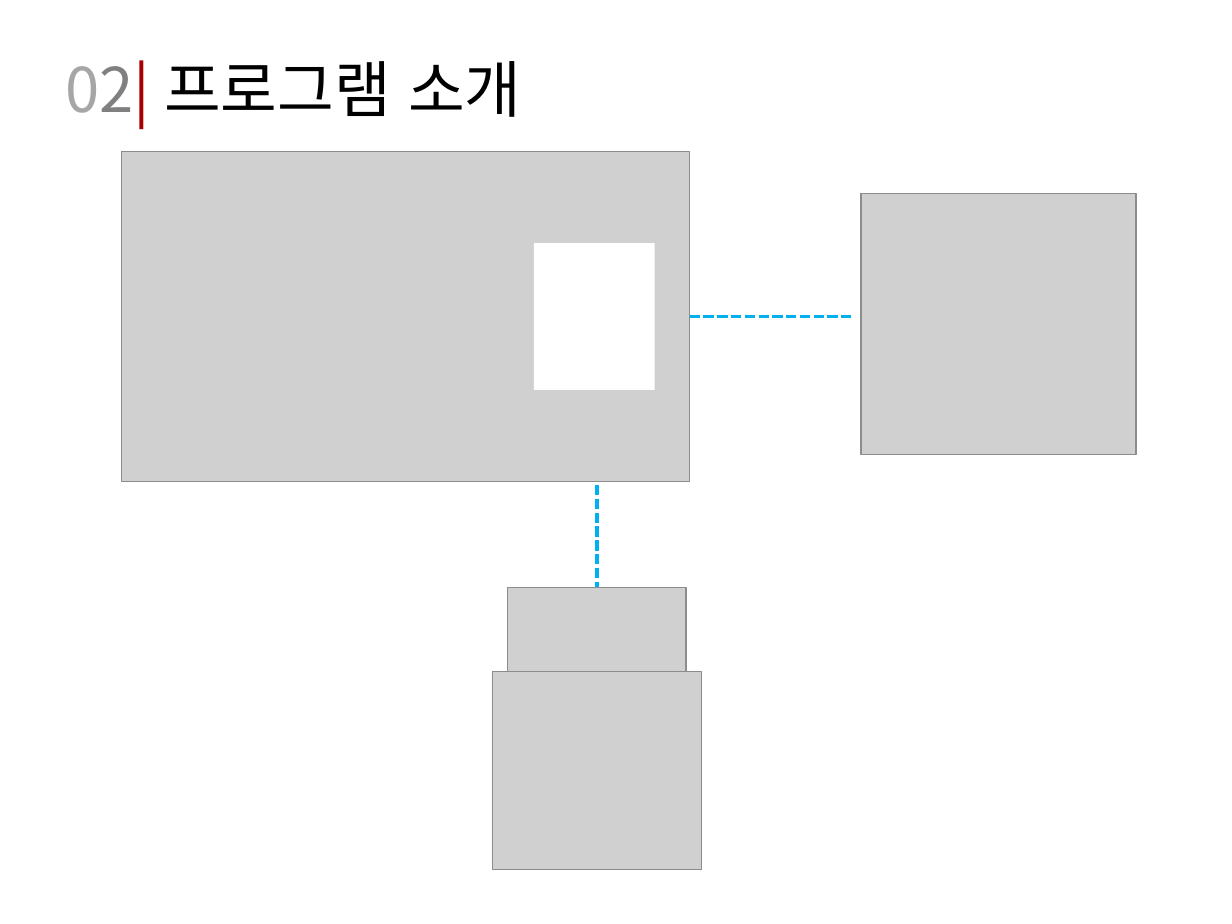
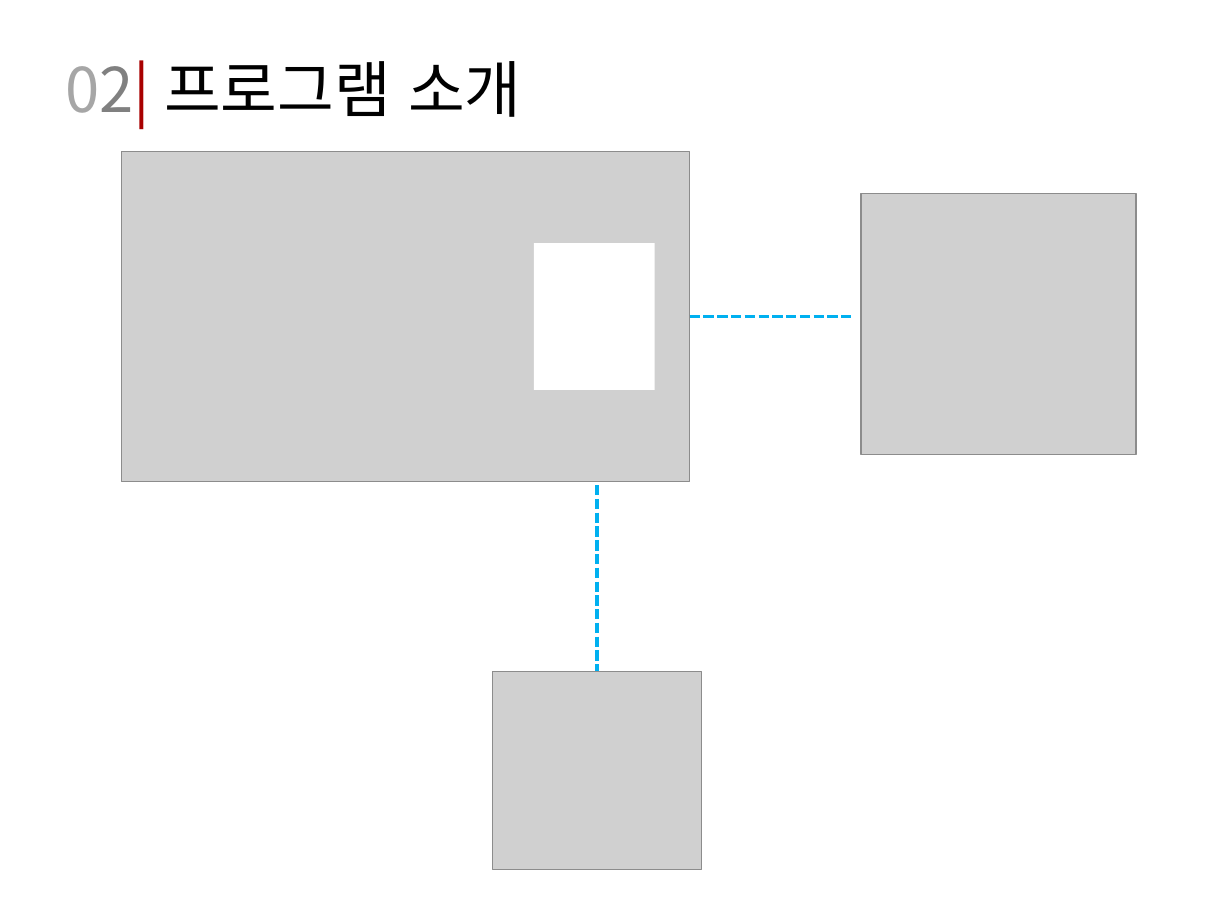
Before and after one commit to Jong-min/Soft_Project, a slide deck: slide 9 of 2016_0316_Presentation/CDP-12_1603016.pptx. Drawn at 1232x924 pixels with LibreOffice and Linux fonts; fonts in the diff are those of the drawing; grey boxes stand for pictures. Boxes give left, top, right and bottom in pixels: in the first picture for what was removed or moved away, otherwise in the second. Text is boxed around its words. In the diff, an @@ line names an element or a change of style, - is before the commit and + after.

```diff
--- a/2016_0316_Presentation/CDP-12_1603016.pptx
+++ b/2016_0316_Presentation/CDP-12_1603016.pptx
@@ line moved from (598, 485) - (598, 588) to (598, 485) - (598, 671) @@
@@ picture removed at (508,588,686,671) @@
```
Also in this commit, not shown: 6 other slides changed, 1 slide added.
